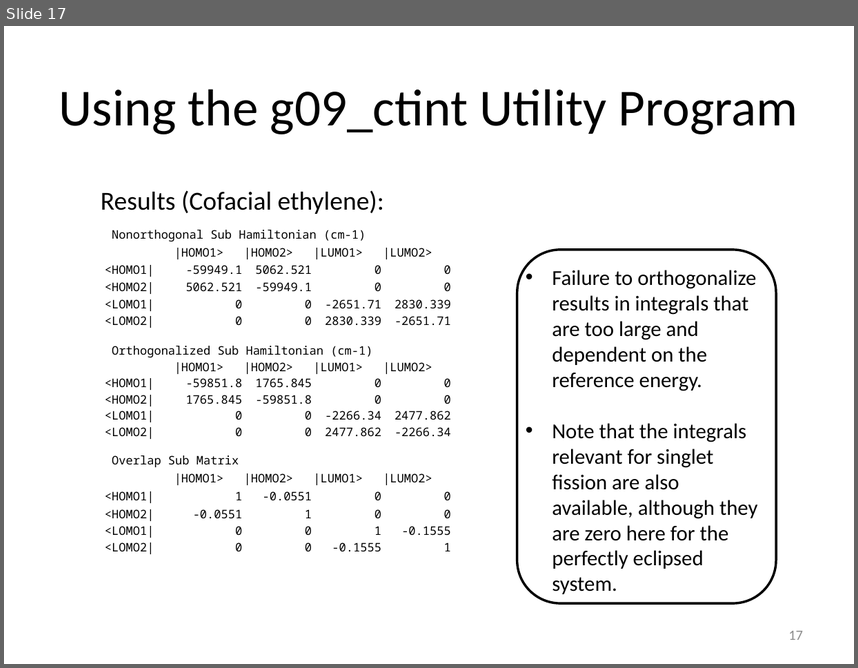
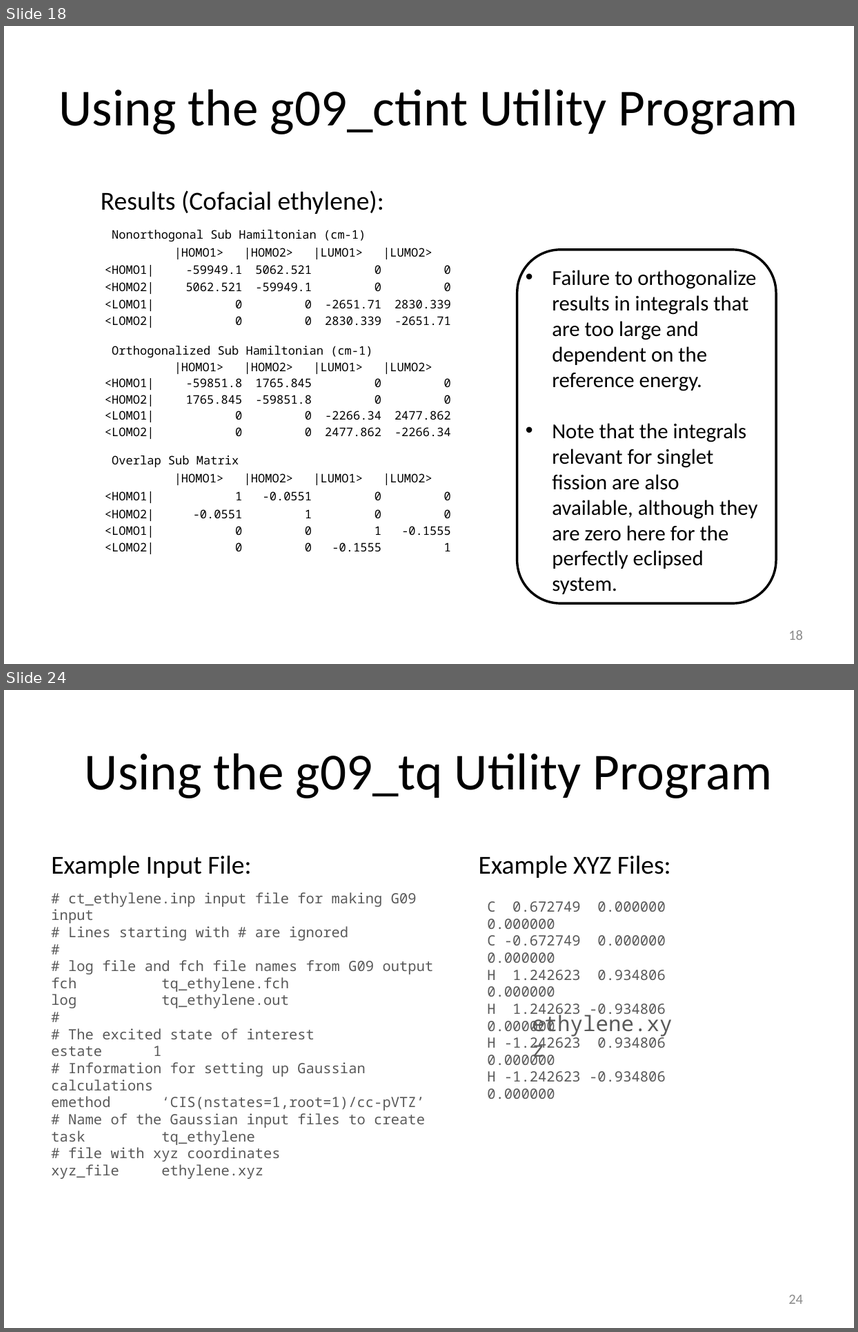
Before and after one commit to nicholashestand/exciton_para, a slide deck: CalculationPresentation.pptx. Shown one above the other, each under a label of ours: slide 17 before the commit, slides 18 and 24 after it; the slides between them are not shown. The pictures are 858x668 and 858x1332 pixels, drawn with LibreOffice and Linux fonts; fonts in the diff are those of the drawing. Boxes give left, top, right and bottom in pixels: in the first picture for what was removed or moved away, otherwise in the second. Text is boxed around its words. In the diff, an @@ line names an element or a change of style, - is before the commit and + after.

Commit message:
update calculation details powepoint

```diff
--- a/CalculationPresentation.pptx
+++ b/CalculationPresentation.pptx
@@ slide 24 added at (x1=4, y1=690, x2=854, y2=1328), background #FFFFFF @@
@@ title added at (x1=85, y1=753, x2=773, y2=798), 44 pt, text #000000 @@
+Using the g09_tq Utility Program
@@ text added at (x1=51, y1=856, x2=251, y2=878), 22 pt, text #000000 @@
+Example Input File:
@@ text added at (x1=479, y1=856, x2=671, y2=878), 22 pt, text #000000 @@
+Example XYZ Files:
@@ text added at (x1=51, y1=892, x2=434, y2=1179), 12 pt, text #595959 @@
+# ct_ethylene.inp input file for making G09 input
+# Lines starting with # are ignored
+#
+# log file and fch file names from G09 output
+fch tq_ethylene.fch
+log tq_ethylene.out
+#
+# The excited state of interest
+estate 1
+# Information for setting up Gaussian calculations
+emethod ‘CIS(nstates=1,root=1)/cc-pVTZ’
+# Name of the Gaussian input files to create
+task tq_ethylene
+# file with xyz coordinates
+xyz_file ethylene.xyz
@@ text added at (x1=487, y1=901, x2=666, y2=1098), 12 pt, text #595959 @@
+C 0.672749 0.000000 0.000000
+C -0.672749 0.000000 0.000000
+H 1.242623 0.934806 0.000000
+H 1.242623 -0.934806 0.000000
+H -1.242623 0.934806 0.000000
+H -1.242623 -0.934806 0.000000
@@ text added at (x1=532, y1=1011, x2=672, y2=1036), 18 pt, text #595959 @@
+ethylene.xyz
@@ page number added at (x1=789, y1=1294, x2=803, y2=1303), 12 pt, text #8C8C8C @@
+24
@@ what was slide 17 is now slide 18 @@
@@ page number at (x1=789, y1=630, x2=803, y2=639): text changed @@
-17
+18
```
Also in this commit, not shown: 2 slides changed, 8 other slides added.
